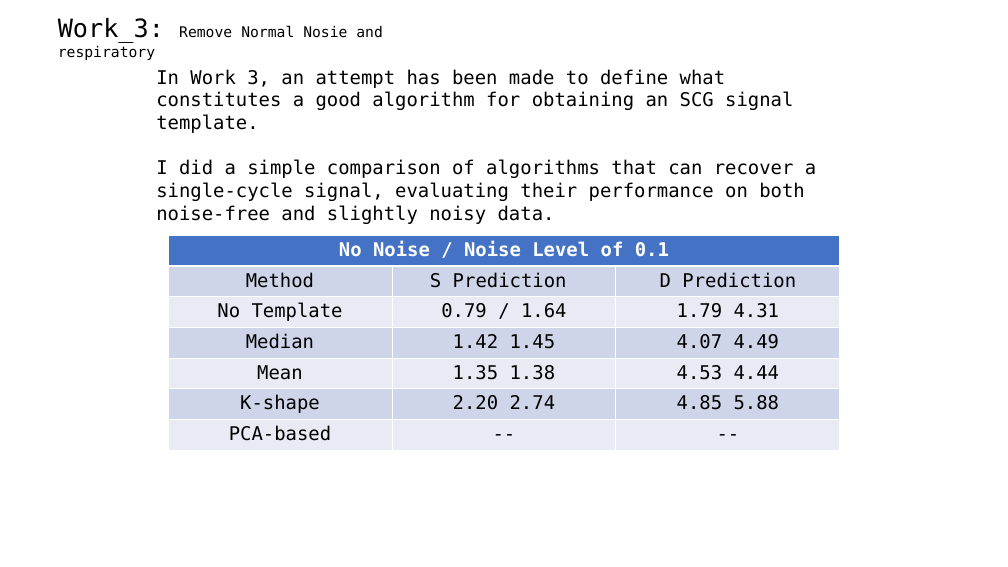
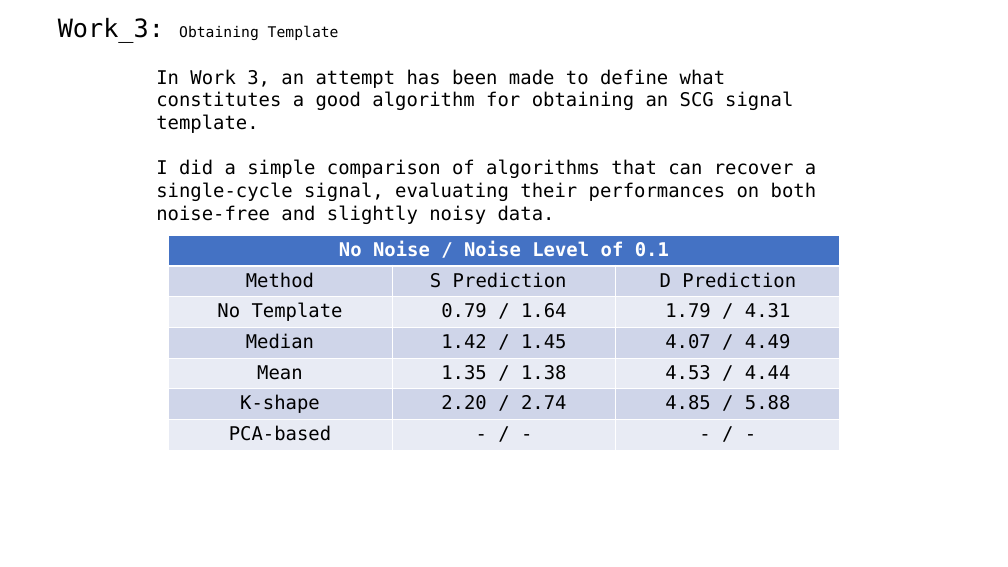
Before and after one commit to A-Big-Tortoise/Presentation, a slide deck: slide 8 of Presentation_918_JiayuChen.pptx. Drawn at 1008x567 pixels with LibreOffice and Linux fonts; fonts in the diff are those of the drawing. Boxes give left, top, right and bottom in pixels: in the first picture for what was removed or moved away, otherwise in the second. Text is boxed around its words. In the diff, an @@ line names an element or a change of style, - is before the commit and + after.

```diff
--- a/Presentation_918_JiayuChen.pptx
+++ b/Presentation_918_JiayuChen.pptx
@@ text at [58,18,339,43]: text changed @@
-Work_3: Remove Normal Nosie and respiratory
+Work_3: Obtaining Template
@@ text at [156,159,817,224]: text changed @@
-I did a simple comparison of algorithms that can recover a single-cycle signal, evaluating their performance on both noise-free and slightly noisy data.
+I did a simple comparison of algorithms that can recover a single-cycle signal, evaluating their performances on both noise-free and slightly noisy data.
@@ table at [168,235,839,450] @@
-row 3, column 3: 1.79 4.31
+row 3, column 3: 1.79 / 4.31
-row 4, column 2: 1.42 1.45
+row 4, column 2: 1.42 / 1.45
-row 4, column 3: 4.07 4.49
+row 4, column 3: 4.07 / 4.49
-row 5, column 2: 1.35 1.38
+row 5, column 2: 1.35 / 1.38
-row 5, column 3: 4.53 4.44
+row 5, column 3: 4.53 / 4.44
-row 6, column 2: 2.20 2.74
+row 6, column 2: 2.20 / 2.74
-row 6, column 3: 4.85 5.88
+row 6, column 3: 4.85 / 5.88
-row 7, column 2: --
+row 7, column 2: - / -
-row 7, column 3: --
+row 7, column 3: - / -
```
Also in this commit, not shown: 10 other slides changed, 4 slides added, 3 slides removed, 57 other files.
